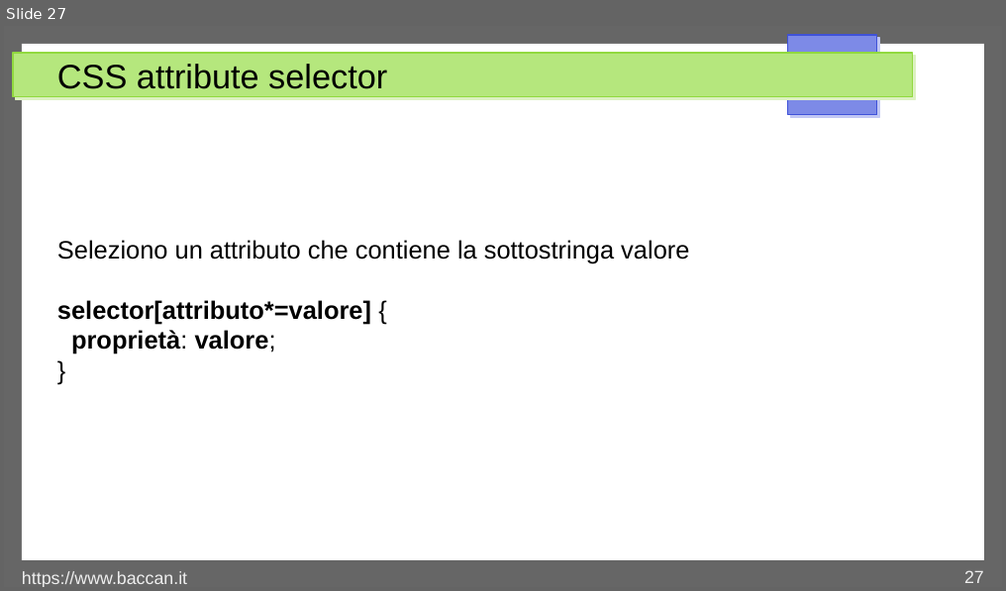
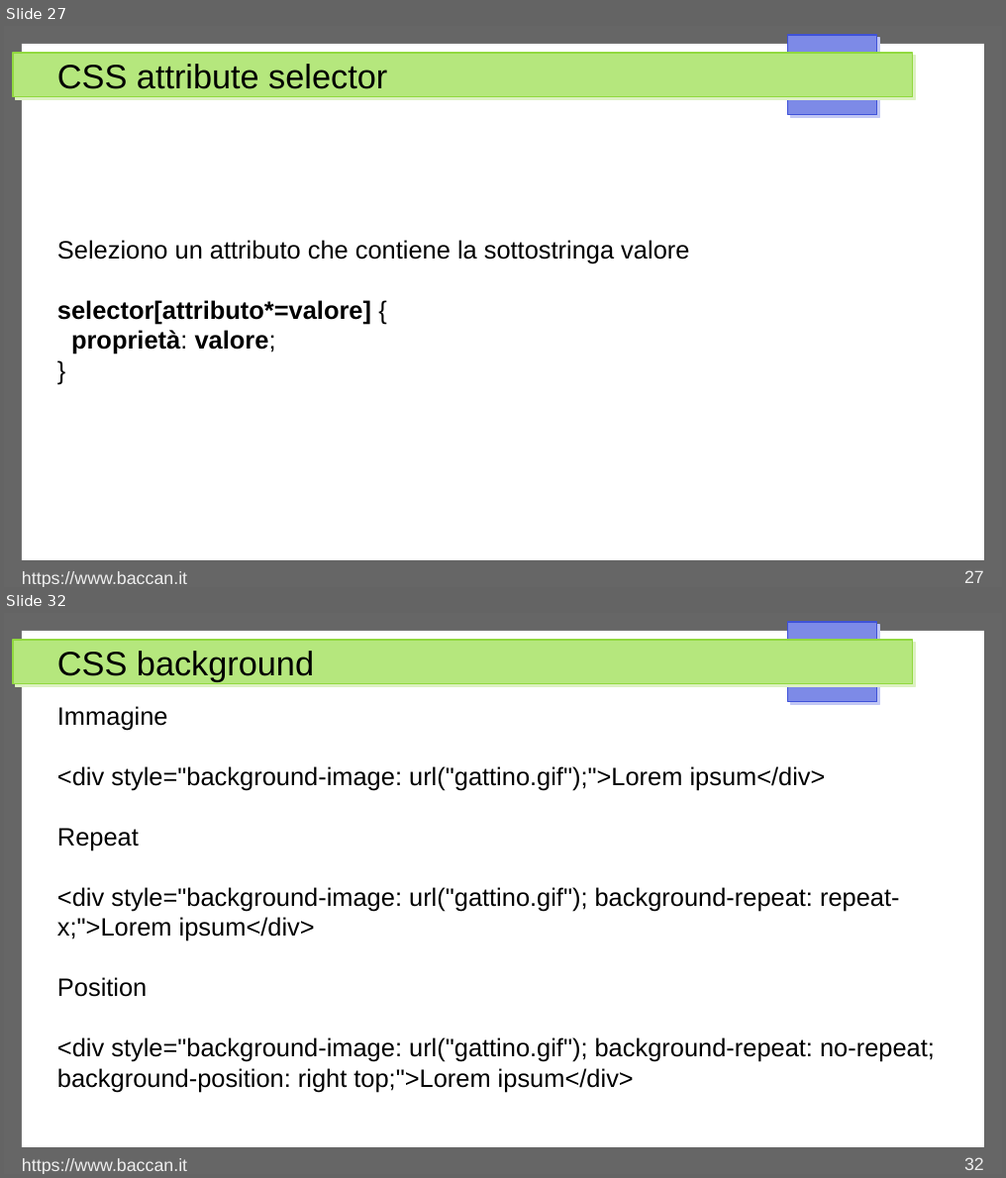
Before and after one commit to matteobaccan/CorsoCSS, a slide deck: Chapter_css.odp. Shown one above the other, each under a label of ours: slide 27 before the commit, slides 27 and 32 after it; the slides between them are not shown. The pictures are 1006x591 and 1006x1178 pixels, drawn with LibreOffice and Linux fonts; fonts in the diff are those of the drawing. Boxes give left, top, right and bottom in pixels: in the first picture for what was removed or moved away, otherwise in the second. Text is boxed around its words. In the diff, an @@ line names an element or a change of style, - is before the commit and + after.

```diff
--- a/Chapter_css.odp
+++ b/Chapter_css.odp
@@ slide 32 added at (x1=4, y1=613, x2=1002, y2=1174), background #FFFFFF; not listed: 4 template elements that a slide beside it also shows @@
@@ title added at (x1=57, y1=651, x2=314, y2=681), 27 pt, text #000000 @@
+CSS background
@@ text added at (x1=57, y1=706, x2=935, y2=1092), 20 pt, text #000000 @@
+Immagine
+<div style="background-image: url("gattino.gif");">Lorem ipsum</div>
+Repeat
+<div style="background-image: url("gattino.gif"); background-repeat: repeat-x;">Lorem ipsum</div>
+Position
+<div style="background-image: url("gattino.gif"); background-repeat: no-repeat; background-position: right top;">Lorem ipsum</div>
@@ text added at (x1=22, y1=1158, x2=187, y2=1174), 14 pt, text #EEEEEE @@
+https://www.baccan.it
@@ page number added at (x1=964, y1=1157, x2=984, y2=1170), 14 pt, text #EEEEEE @@
+32
```
Also in this commit, not shown: 5 other slides added, 6 other files.
